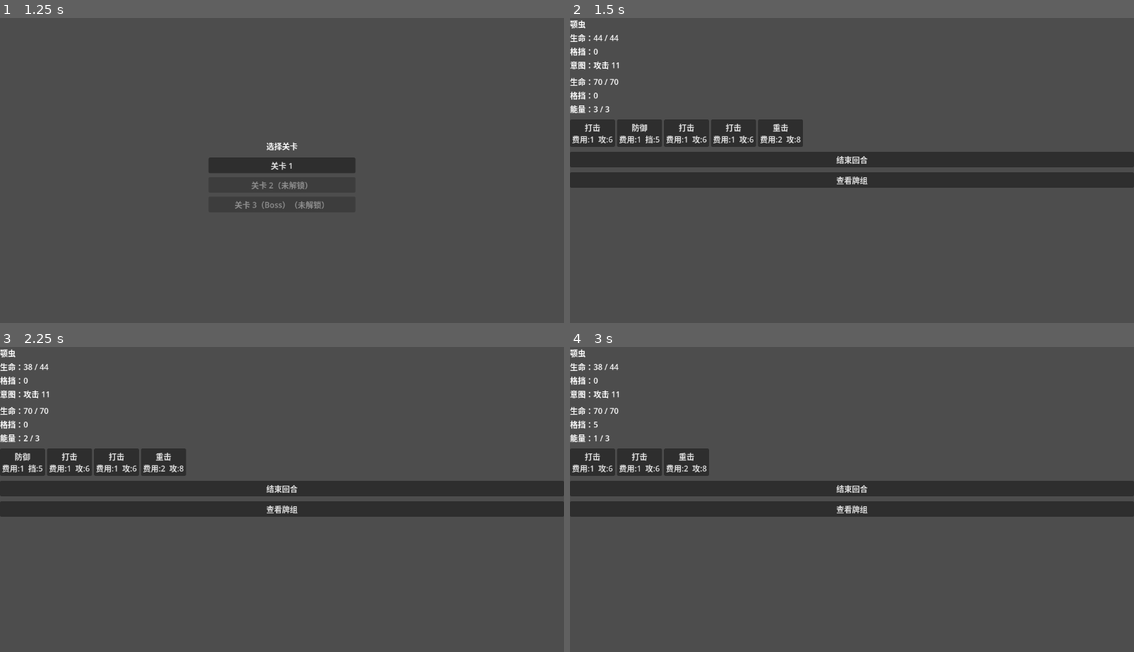
Above: before the commit, frames 1-4 (two rows, left to right).
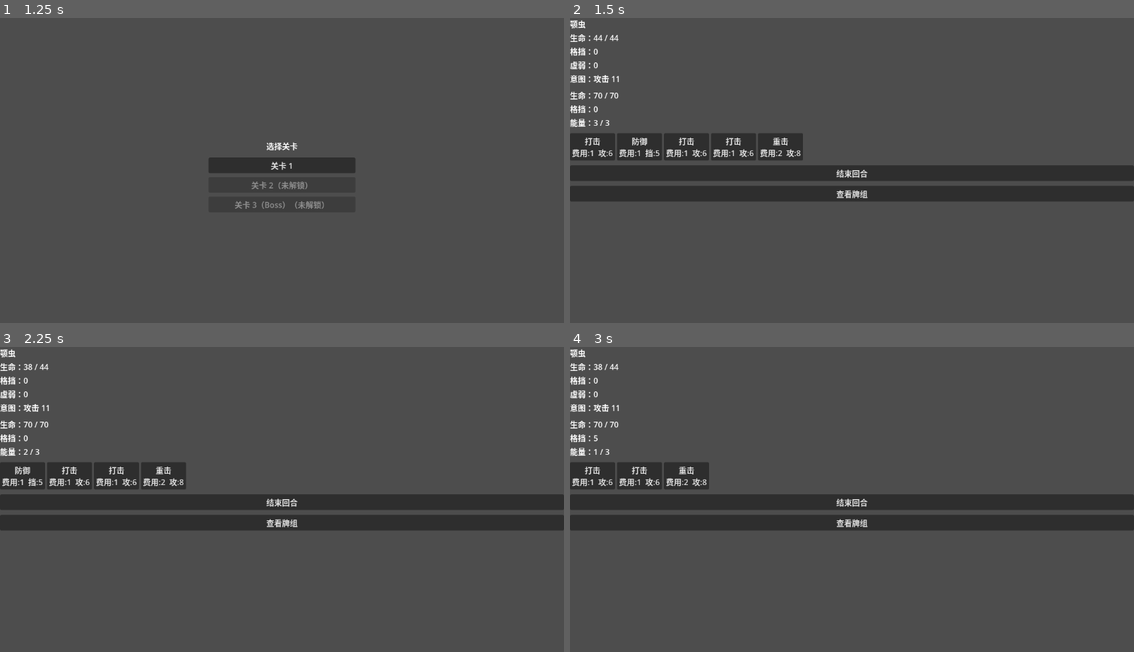
Above: after the commit, the same moments.

Repository: archer47-qingmei/AIGameTest2
Game: Godot game, scene res://menu/MainMenu.tscn
The game is run twice, just before and just after one commit, with the same random seed, the same clock (stepped at 60 frames per second) and the same inputs.
Inputs:
- Up to frame 1 (1.25 s): click "开始游戏" at 0.5 s
- Up to frame 2 (1.5 s): click "关卡 1" at 1.25 s
- Up to frame 3 (2.25 s): click "打击 费用:1 攻:6" at 2 s
- Up to frame 4 (3 s): click "防御 费用:1 挡:5" at 2.75 s

Frame 1 is identical in both runs. In frame 2, 14% of the frame differs, in the area x 0-100%, y 14-61%; in frame 3, 14%; in frame 4, 13%.

Commit message:
feat: display enemy weak count in CombatScreen

Diff:
--- a/combat/CombatScreen.gd
+++ b/combat/CombatScreen.gd
@@ -3,6 +3,7 @@
 @onready var _lbl_enemy_name: Label    = $VBoxContainer/EnemyPanel/LblEnemyName
 @onready var _lbl_enemy_hp: Label      = $VBoxContainer/EnemyPanel/LblEnemyHP
 @onready var _lbl_enemy_block: Label   = $VBoxContainer/EnemyPanel/LblEnemyBlock
+@onready var _lbl_enemy_weak: Label    = $VBoxContainer/EnemyPanel/LblEnemyWeak
 @onready var _lbl_enemy_intent: Label  = $VBoxContainer/EnemyPanel/LblEnemyIntent
 @onready var _lbl_player_hp: Label     = $VBoxContainer/PlayerPanel/LblPlayerHP
 @onready var _lbl_player_block: Label  = $VBoxContainer/PlayerPanel/LblPlayerBlock
@@ -42,6 +43,7 @@
 	_lbl_enemy_name.text = _engine.enemy.display_name
 	_lbl_enemy_hp.text = "生命：%d / %d" % [_engine.enemy.hp, _engine.enemy.max_hp]
 	_lbl_enemy_block.text = "格挡：%d" % _engine.enemy.block
+	_lbl_enemy_weak.text = "虚弱：%d" % _engine.enemy.weak
 	var action: EnemyActionData = _engine.get_current_enemy_action()
 	var intent: String = "攻击 %d" % action.value if action.type == "attack" else "格挡 %d" % action.value
 	_lbl_enemy_intent.text = "意图：" + intent
--- a/combat/CombatScreen.tscn
+++ b/combat/CombatScreen.tscn
@@ -30,6 +30,10 @@
 [node name="LblEnemyBlock" type="Label" parent="VBoxContainer/EnemyPanel"]
 layout_mode = 2
 text = "格挡：0"
+
+[node name="LblEnemyWeak" type="Label" parent="VBoxContainer/EnemyPanel"]
+layout_mode = 2
+text = "虚弱：0"
 
 [node name="LblEnemyIntent" type="Label" parent="VBoxContainer/EnemyPanel"]
 layout_mode = 2
